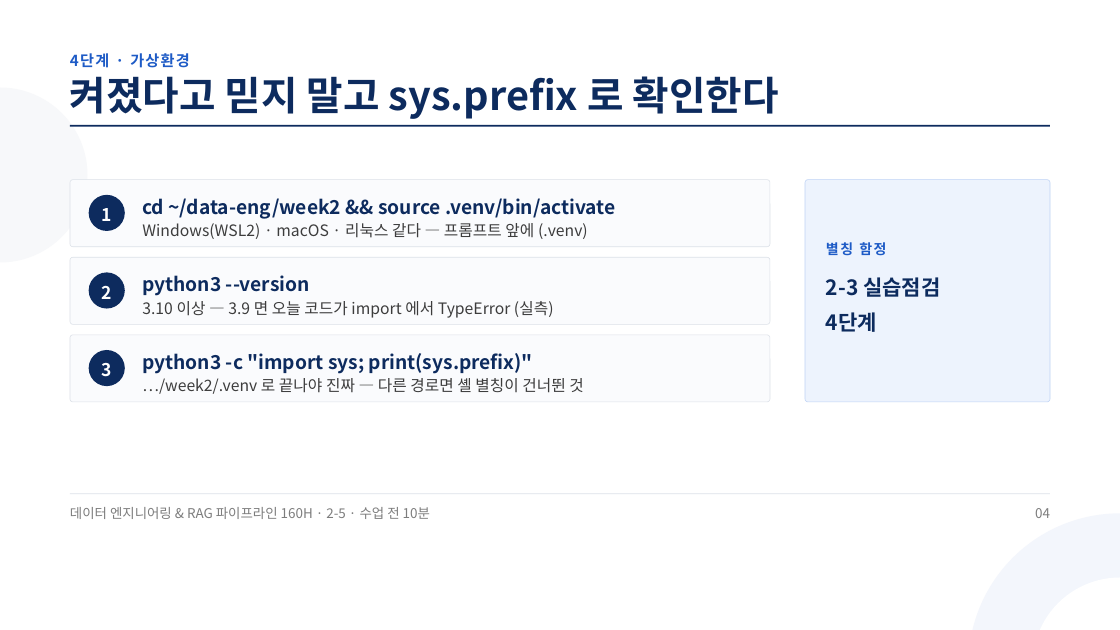
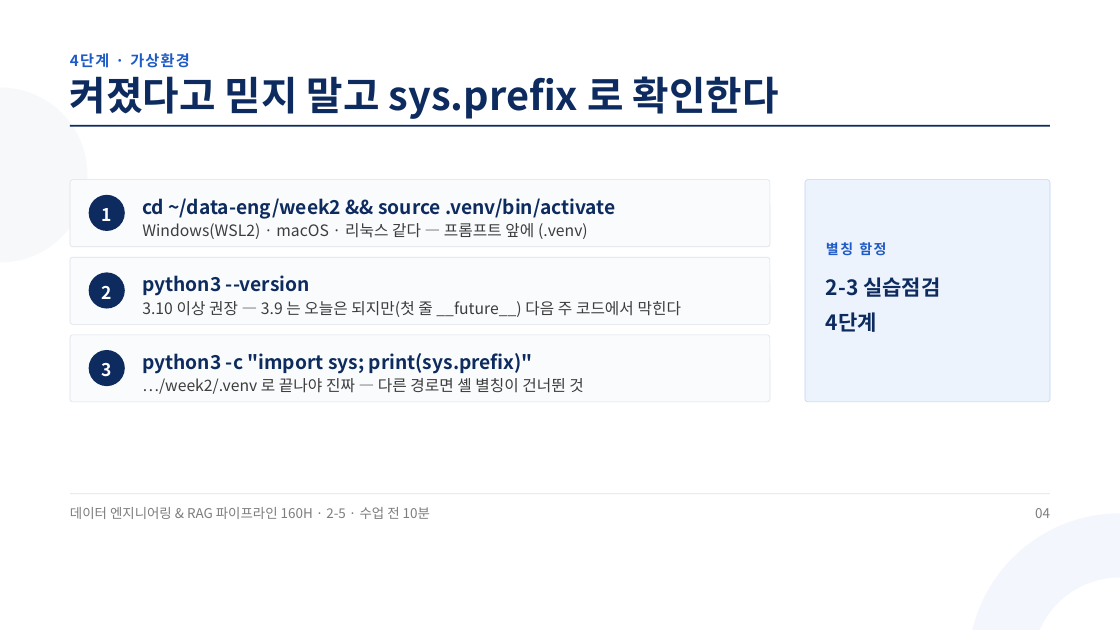
Before and after one commit to aebonlee/materials, a slide deck: slide 4 of data-eng/decks/w2d5s0.pptx. Drawn at 1120x630 pixels with LibreOffice and Linux fonts; fonts in the diff are those of the drawing. Boxes give left, top, right and bottom in pixels: in the first picture for what was removed or moved away, otherwise in the second. Text is boxed around its words. In the diff, an @@ line names an element or a change of style, - is before the commit and + after.

Commit message:
data-eng 2-5 덱 s0 — 3.9 서술 정정(오늘은 된다)

```diff
--- a/data-eng/decks/w2d5s0.pptx
+++ b/data-eng/decks/w2d5s0.pptx
@@ text at (142,301,681,317): text changed @@
-3.10 이상 — 3.9 면 오늘 코드가 import 에서 TypeError (실측)
+3.10 이상 권장 — 3.9 는 오늘은 되지만(첫 줄 __future__) 다음 주 코드에서 막힌다
```
Also in this commit, not shown: 1 other slide changed, 11 other files.
